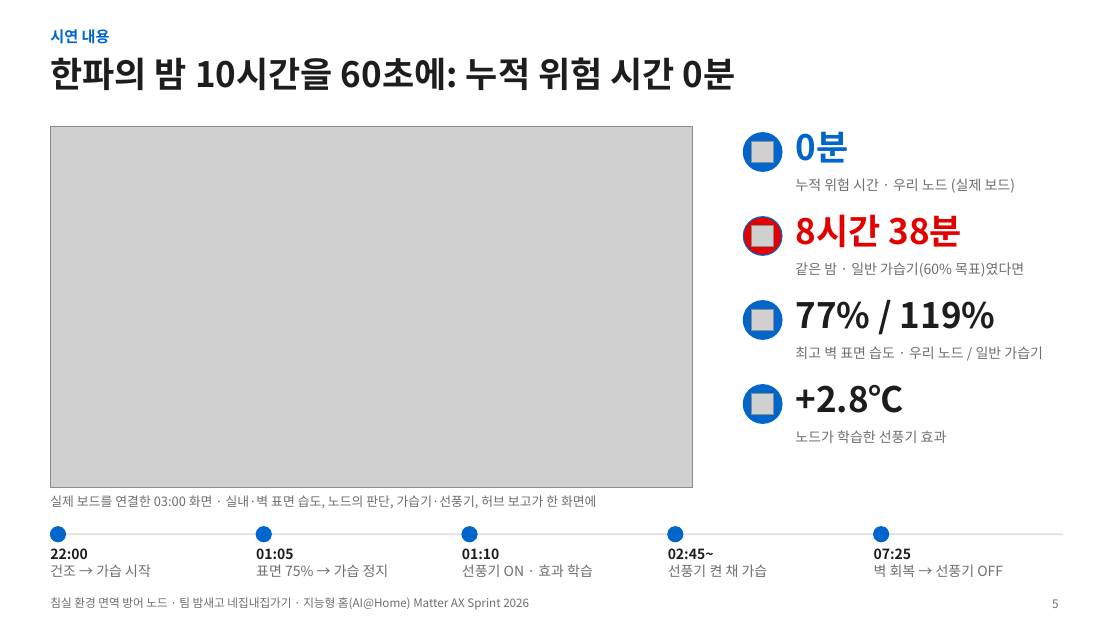
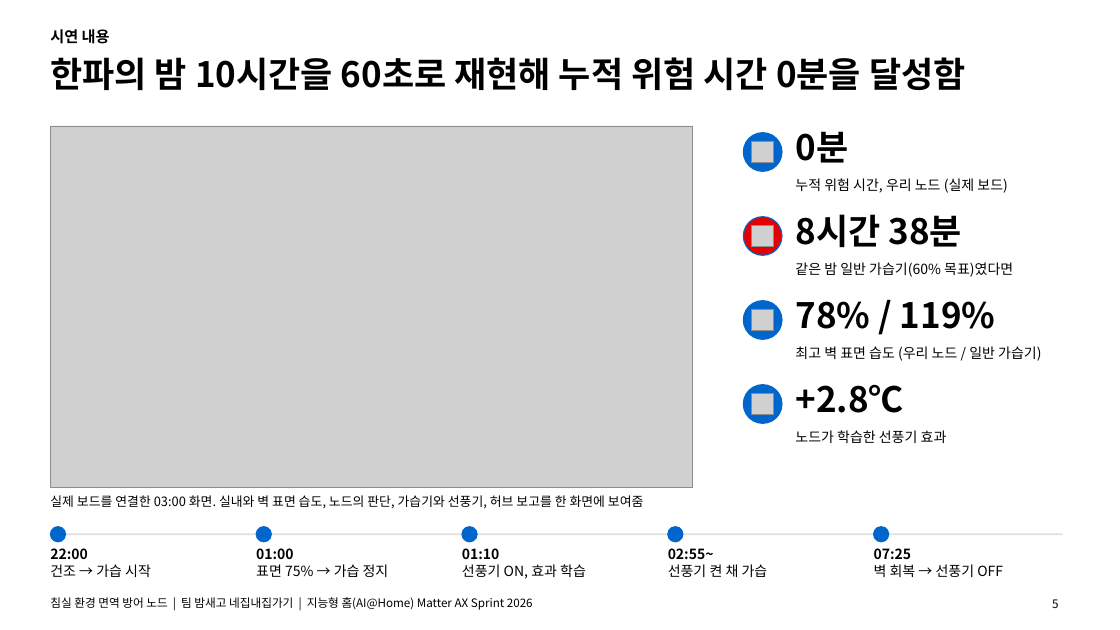
Before and after one commit to 55wind/matter-iot, a slide deck: slide 5 of docs/발표자료_침실노드.pptx. Drawn at 1120x630 pixels with LibreOffice and Linux fonts; fonts in the diff are those of the drawing; grey boxes stand for pictures. Boxes give left, top, right and bottom in pixels: in the first picture for what was removed or moved away, otherwise in the second. Text is boxed around its words. In the diff, an @@ line names an element or a change of style, - is before the commit and + after.

```diff
--- a/docs/발표자료_침실노드.pptx
+++ b/docs/발표자료_침실노드.pptx
@@ text "시연 내용" at bbox=[50, 29, 110, 44]: text colour #0066CC to #000000 @@
@@ title at bbox=[50, 57, 966, 90]: text changed; text colour #1D1D1F to #000000 @@
-한파의 밤 10시간을 60초에: 누적 위험 시간 0분
+한파의 밤 10시간을 60초로 재현해 누적 위험 시간 0분을 달성함
@@ text "0분" at bbox=[795, 131, 848, 163]: text colour #0066CC to #000000 @@
@@ text at bbox=[795, 178, 1008, 193]: text changed; text colour #6E6E73 to #000000 @@
-누적 위험 시간 · 우리 노드 (실제 보드)
+누적 위험 시간, 우리 노드 (실제 보드)
@@ text "8시간 38분" at bbox=[795, 214, 961, 247]: text colour #E30000 to #000000 @@
@@ text at bbox=[795, 262, 1013, 277]: text changed; text colour #6E6E73 to #000000 @@
-같은 밤 · 일반 가습기(60% 목표)였다면
+같은 밤 일반 가습기(60% 목표)였다면
@@ text at bbox=[795, 301, 996, 329]: text changed; text colour #1D1D1F to #000000 @@
-77% / 119%
+78% / 119%
@@ text at bbox=[795, 346, 1041, 361]: text changed; text colour #6E6E73 to #000000 @@
-최고 벽 표면 습도 · 우리 노드 / 일반 가습기
+최고 벽 표면 습도 (우리 노드 / 일반 가습기)
@@ text "+2.8℃" at bbox=[795, 384, 903, 413]: text colour #1D1D1F to #000000 @@
@@ text "노드가 학습한 선풍기 효과" at bbox=[795, 430, 947, 443]: text colour #6E6E73 to #000000 @@
@@ text at bbox=[50, 495, 643, 509]: text changed; text colour #6E6E73 to #000000 @@
-실제 보드를 연결한 03:00 화면 · 실내·벽 표면 습도, 노드의 판단, 가습기·선풍기, 허브 보고가 한 화면에
+실제 보드를 연결한 03:00 화면. 실내와 벽 표면 습도, 노드의 판단, 가습기와 선풍기, 허브 보고를 한 화면에 보여줌
@@ text "22:00" at bbox=[50, 548, 151, 577]: text colour #1D1D1F to #000000 in "22:00"; text colour #6E6E73 to #000000 in "건조 → 가습 시작" @@
@@ text at bbox=[256, 548, 294, 559]: text changed; text colour #1D1D1F to #000000 @@
-01:05
+01:00
@@ text at bbox=[256, 564, 389, 577]: text colour #6E6E73 to #000000 in "표면 75% → 가습 정지" @@
@@ text at bbox=[462, 564, 586, 579]: text changed; text colour #6E6E73 to #000000 @@
-선풍기 ON · 효과 학습
+선풍기 ON, 효과 학습
@@ text at bbox=[462, 548, 500, 559]: text colour #1D1D1F to #000000 in "01:10" @@
@@ text at bbox=[668, 548, 714, 559]: text changed; text colour #1D1D1F to #000000 @@
-02:45~
+02:55~
@@ text at bbox=[668, 564, 768, 577]: text colour #6E6E73 to #000000 in "선풍기 켠 채 가습" @@
@@ text "07:25" at bbox=[874, 548, 1003, 577]: text colour #1D1D1F to #000000 in "07:25"; text colour #6E6E73 to #000000 in "벽 회복 → 선풍기 OFF" @@
@@ text at bbox=[50, 597, 533, 610]: text changed; text colour #6E6E73 to #000000 @@
-침실 환경 면역 방어 노드 · 팀 밤새고 네집내집가기 · 지능형 홈(AI@Home) Matter AX Sprint 2026
+침실 환경 면역 방어 노드 | 팀 밤새고 네집내집가기 | 지능형 홈(AI@Home) Matter AX Sprint 2026
@@ page number at bbox=[1052, 599, 1058, 608]: text colour #6E6E73 to #000000 @@
```
Also in this commit, not shown: 4 other slides changed, 6 other files.
